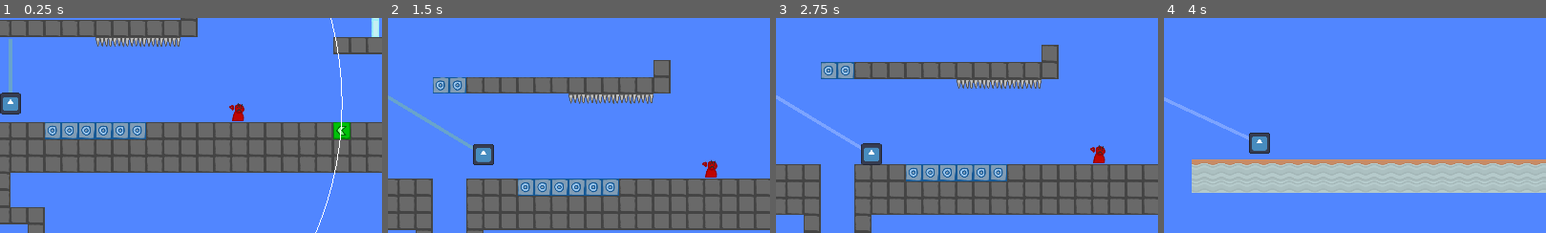
Above: before the commit, frames 1-4 (left to right).
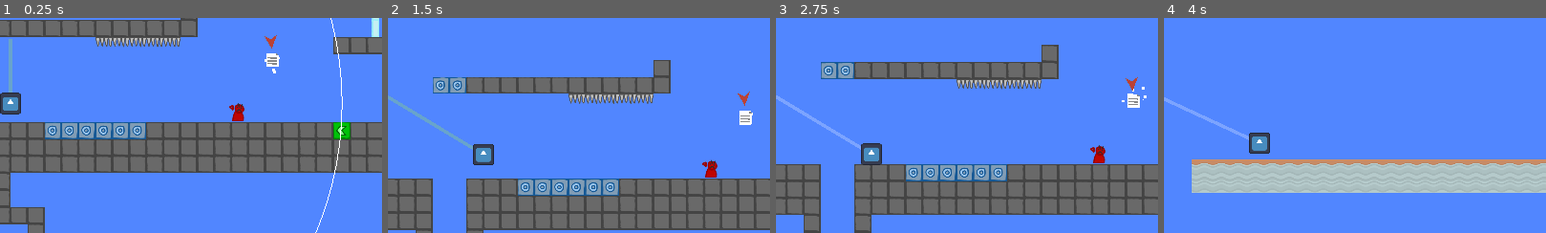
Above: after the commit, the same moments.

Repository: Haydoggo/GW61
Game: Godot game, scene res://scenes/maps/test_level/test_level.tscn
The game is run twice, just before and just after one commit, with the same random seed, the same clock (stepped at 60 frames per second) and the same inputs. The engine's default icon, where the game draws it, is replaced by a stand-in: a white triangle on a blue panel in a dark square.
Inputs:
- Up to frame 1 (0.25 s): no input
- Up to frame 2 (1.5 s): click "Restart" at 0.5 s; click "Restart" at 1.25 s
- Up to frame 3 (2.75 s): click "Restart" at 2 s
- Up to frame 4 (4 s): click "test_map" at 2.75 s; click "test_map1" at 3.5 s
The pictures show only the part of the screen within x 49-99%, y 30-80%; the shares and areas given below are measured in that part.

The runs differ from the first frame. In frame 1, 0.3% of the frame differs, in the area x 69-74%, y 8-26%; in frame 2, 0.3%; in frame 3, 0.3%, in the area x 90-97%, y 27-42%; in frame 4, nothing differs.

Commit message:
Add collectable documents

Diff:
--- a/scenes/enemies/attack_visualiser.gd
+++ b/scenes/enemies/attack_visualiser.gd
@@ -5,7 +5,7 @@
 	if not Engine.is_editor_hint():
 		queue_free()
 
-func _process(delta: float) -> void:
+func _process(_delta: float) -> void:
 	var attack_vector = Vector2.RIGHT.rotated(owner.attack_angle)*owner.attack_power
 	if $"../../Sprite".flip_h:
 		attack_vector.x *= -1
--- a/scenes/enemies/enemy.gd
+++ b/scenes/enemies/enemy.gd
@@ -3,7 +3,7 @@
 @export_range(-PI/2, PI/2) var attack_angle = 0.0
 @export_range(0,10000) var attack_power = 2000.0
 
-func _process(delta: float) -> void:
+func _process(_delta: float) -> void:
 	if Player.instance:
 		$Sprite.flip_h = Player.instance.global_position.x < global_position.x
 
--- a/scenes/maps/base_map.tscn
+++ b/scenes/maps/base_map.tscn
@@ -152,25 +152,28 @@
 [node name="ParallaxBackground" type="ParallaxBackground" parent="."]
 scroll_ignore_camera_zoom = true
 
-[node name="ParallaxLayer" type="ParallaxLayer" parent="ParallaxBackground"]
-motion_scale = Vector2(0.25, 0.1)
+[node name="Sky" type="ParallaxLayer" parent="ParallaxBackground"]
 motion_mirroring = Vector2(2304, 0)
 
-[node name="TextureRect" type="TextureRect" parent="ParallaxBackground/ParallaxLayer"]
+[node name="TextureRect" type="TextureRect" parent="ParallaxBackground/Sky"]
 offset_top = -225428.0
 offset_right = 2337.0
 offset_bottom = 680.0
 texture = SubResource("GradientTexture2D_3nwuc")
 
-[node name="Polygon2D" type="Polygon2D" parent="ParallaxBackground/ParallaxLayer"]
+[node name="Clouds" type="ParallaxLayer" parent="ParallaxBackground"]
+motion_scale = Vector2(0.25, 0.1)
+motion_mirroring = Vector2(2304, 0)
+
+[node name="Polygon2D" type="Polygon2D" parent="ParallaxBackground/Clouds"]
 position = Vector2(-55, 1389)
 polygon = PackedVector2Array(-108, -1262, 443, -1265, 317, -1329, 303, -1376, 324, -1462, 301, -1519, 156, -1574, 75, -1550, 58, -1443, 6, -1493, -77, -1526, -137, -1512, -161, -1436, -156, -1381, -206, -1384, -242, -1362, -234, -1267, -182, -1248)
 
-[node name="Polygon2D2" type="Polygon2D" parent="ParallaxBackground/ParallaxLayer"]
+[node name="Polygon2D2" type="Polygon2D" parent="ParallaxBackground/Clouds"]
 position = Vector2(386, 2352)
 polygon = PackedVector2Array(581, -3496, 649, -3478, 985, -3446, 1232, -3523, 1273, -3675, 1183, -3819, 1066, -3828, 999, -3756, 815, -3895, 586, -3949, 411, -3819, 370, -3698, 424, -3576, 514, -3523)
 
-[node name="Polygon2D3" type="Polygon2D" parent="ParallaxBackground/ParallaxLayer"]
+[node name="Polygon2D3" type="Polygon2D" parent="ParallaxBackground/Clouds"]
 position = Vector2(-692, 1613)
 polygon = PackedVector2Array(581, -3496, 649, -3478, 985, -3446, 1232, -3523, 1273, -3675, 1183, -3819, 1066, -3828, 999, -3756, 815, -3895, 586, -3949, 411, -3819, 370, -3698, 424, -3576, 514, -3523)
 
--- a/scenes/maps/map_entities/camera_thief/camera_thief.gd
+++ b/scenes/maps/map_entities/camera_thief/camera_thief.gd
@@ -37,18 +37,17 @@
 		zoom_out()
 
 func zoom_out():
-	var camera = get_viewport().get_camera_2d()
 	var t = create_tween()
 	t.set_ease(Tween.EASE_IN_OUT).set_trans(Tween.TRANS_CUBIC)
 	t.tween_property(camera, "target_selection", 1.0, zoom_out_time)
 	t.parallel().tween_property(camera, "zoom", camera.default_zoom, zoom_out_time)
 
-func _on_area_2d_body_entered(body: Node2D) -> void:
+func _on_area_2d_body_entered(_body: Node2D) -> void:
 	zoom_in()
 	camera.target_controller = self
 
 
-func _on_area_2d_body_exited(body: Node2D) -> void:
+func _on_area_2d_body_exited(_body: Node2D) -> void:
 	if not temporary or can_leave_early:
 		if camera.target_controller == self:
 			zoom_out()
--- /dev/null
+++ b/scenes/maps/map_entities/document_pickup/document.gd
@@ -0,0 +1,5 @@
+extends Area2D
+
+
+func _on_body_entered(_body: Node2D) -> void:
+	queue_free()
--- /dev/null
+++ b/scenes/maps/map_entities/document_pickup/document.tscn
@@ -0,0 +1,108 @@
+[gd_scene load_steps=7 format=3 uid="uid://chn6n7stwkldl"]
+
+[ext_resource type="Script" path="res://scenes/maps/map_entities/document_pickup/document.gd" id="1_6pgai"]
+
+[sub_resource type="CircleShape2D" id="CircleShape2D_suj8m"]
+radius = 16.0
+
+[sub_resource type="Curve" id="Curve_arajd"]
+_data = [Vector2(0, 0), 0.0, 0.0, 0, 0, Vector2(0.2, 1), 0.0, 0.0, 0, 0, Vector2(0.8, 1), 0.0, 0.0, 0, 0, Vector2(1, 0), 0.0, 0.0, 0, 0]
+point_count = 4
+metadata/_snap_enabled = true
+
+[sub_resource type="Animation" id="Animation_lwl2l"]
+length = 0.001
+tracks/0/type = "value"
+tracks/0/imported = false
+tracks/0/enabled = true
+tracks/0/path = NodePath("Visual:position")
+tracks/0/interp = 1
+tracks/0/loop_wrap = true
+tracks/0/keys = {
+"times": PackedFloat32Array(0),
+"transitions": PackedFloat32Array(1),
+"update": 0,
+"values": [Vector2(0, 0)]
+}
+
+[sub_resource type="Animation" id="Animation_1180y"]
+resource_name = "float"
+loop_mode = 1
+tracks/0/type = "value"
+tracks/0/imported = false
+tracks/0/enabled = true
+tracks/0/path = NodePath("Visual:position")
+tracks/0/interp = 1
+tracks/0/loop_wrap = true
+tracks/0/keys = {
+"times": PackedFloat32Array(0, 0.5, 1),
+"transitions": PackedFloat32Array(-2, -2, -2),
+"update": 0,
+"values": [Vector2(0, 8), Vector2(0, -8), Vector2(0, 8)]
+}
+
+[sub_resource type="AnimationLibrary" id="AnimationLibrary_w52v2"]
+_data = {
+"RESET": SubResource("Animation_lwl2l"),
+"float": SubResource("Animation_1180y")
+}
+
+[node name="Document" type="Area2D" groups=["Documents"]]
+collision_layer = 0
+collision_mask = 4
+monitorable = false
+script = ExtResource("1_6pgai")
+
+[node name="CollisionShape2D" type="CollisionShape2D" parent="."]
+shape = SubResource("CircleShape2D_suj8m")
+
+[node name="Visual" type="Node2D" parent="."]
+
+[node name="CPUParticles2D" type="CPUParticles2D" parent="Visual"]
+lifetime = 0.3
+spread = 180.0
+gravity = Vector2(0, 0)
+initial_velocity_min = 100.0
+initial_velocity_max = 200.0
+scale_amount_min = 8.0
+scale_amount_max = 8.0
+scale_amount_curve = SubResource("Curve_arajd")
+
+[node name="Polygon2D" type="Polygon2D" parent="Visual"]
+polygon = PackedVector2Array(-19, -19, -18, 24, 20, 22, 20, -11, 12, -18)
+
+[node name="Polygon2D2" type="Polygon2D" parent="Visual"]
+color = Color(0.533333, 0.533333, 0.533333, 1)
+polygon = PackedVector2Array(11, -11, 20, -11, 12, -18)
+
+[node name="Line2D" type="Line2D" parent="Visual"]
+points = PackedVector2Array(-14, -4, 14, -3)
+width = 4.0
+default_color = Color(0.53125, 0.53125, 0.53125, 1)
+
+[node name="Line2D2" type="Line2D" parent="Visual"]
+position = Vector2(0, 9)
+points = PackedVector2Array(-14, -4, 9.96332, -3.14416, 14, -3)
+width = 4.0
+default_color = Color(0.53125, 0.53125, 0.53125, 1)
+
+[node name="Line2D3" type="Line2D" parent="Visual"]
+position = Vector2(0, 17)
+points = PackedVector2Array(-14, -4, 9.96332, -3.14416, 14, -3)
+width = 4.0
+default_color = Color(0.53125, 0.53125, 0.53125, 1)
+
+[node name="AnimationPlayer" type="AnimationPlayer" parent="."]
+autoplay = "float"
+libraries = {
+"": SubResource("AnimationLibrary_w52v2")
+}
+
+[node name="VisibleOnScreenNotifier2D" type="VisibleOnScreenNotifier2D" parent="."]
+
+[node name="Polygon2D3" type="Polygon2D" parent="."]
+rotation = 1.57079
+color = Color(0.729412, 0.258824, 0.215686, 1)
+polygon = PackedVector2Array(-75, -14, -31, 2, -70, 25, -59, 4)
+
+[connection signal="body_entered" from="." to="." method="_on_body_entered"]
--- a/scenes/maps/map_entities/helper_tool.gd
+++ b/scenes/maps/map_entities/helper_tool.gd
@@ -28,7 +28,7 @@
 		marker.show()
 	marker_template.hide()
 
-func _process(delta: float) -> void:
+func _process(_delta: float) -> void:
 	if owner.marker:
 		var targ_pos = owner.marker.global_position
 		if owner.marker is Control:
--- a/scenes/maps/test_level/test_map.tscn
+++ b/scenes/maps/test_level/test_map.tscn
@@ -1,9 +1,10 @@
-[gd_scene load_steps=5 format=3 uid="uid://ds7cl6uqqv27o"]
+[gd_scene load_steps=6 format=3 uid="uid://ds7cl6uqqv27o"]
 
 [ext_resource type="PackedScene" uid="uid://cc52ncp4q08yl" path="res://scenes/maps/base_map.tscn" id="1_xcj8p"]
 [ext_resource type="PackedScene" uid="uid://bcgldu3add1ja" path="res://scenes/maps/map_entities/checkpoint/checkpoint.tscn" id="3_qoo88"]
 [ext_resource type="PackedScene" uid="uid://cofnxquytticg" path="res://scenes/enemies/enemy.tscn" id="3_xgy0q"]
 [ext_resource type="Texture2D" uid="uid://d1n7w4aw37v5j" path="res://icon.svg" id="4_rb3ri"]
+[ext_resource type="PackedScene" uid="uid://chn6n7stwkldl" path="res://scenes/maps/map_entities/document_pickup/document.tscn" id="5_feeke"]
 
 [node name="BaseMap" instance=ExtResource("1_xcj8p")]
 
@@ -26,3 +27,12 @@
 modulate = Color(1, 1, 1, 0.262745)
 scale = Vector2(0.5, 0.5)
 texture = ExtResource("4_rb3ri")
+
+[node name="Document" parent="." index="6" instance=ExtResource("5_feeke")]
+position = Vector2(790, -87)
+
+[node name="Document3" parent="." index="7" instance=ExtResource("5_feeke")]
+position = Vector2(2659, -678)
+
+[node name="Document4" parent="." index="8" instance=ExtResource("5_feeke")]
+position = Vector2(910, -1415)
--- a/scenes/player/camera.gd
+++ b/scenes/player/camera.gd
@@ -10,7 +10,7 @@
 func _ready() -> void:
 	process_priority = 1000
 
-func _process(delta: float) -> void:
+func _process(_delta: float) -> void:
 	target_position = get_parent().global_position.lerp(get_global_mouse_position(), 0.2)
 	global_position = external_target_position.lerp(target_position, target_selection)
 	align()
--- /dev/null
+++ b/scenes/player/document_indicator.gd
@@ -0,0 +1,22 @@
+extends Control
+
+@onready var camera = get_viewport().get_camera_2d()
+
+func _process(_delta: float) -> void:
+	hide()
+	var closest_doc : Node2D = null
+	var dist_to_closest = INF
+	for doc in get_tree().get_nodes_in_group(&"Documents"):
+		doc = doc as Node2D
+		var doc_pos = doc.global_position
+		var dist_to_doc = camera.global_position.distance_to(doc_pos)
+		if dist_to_doc < dist_to_closest:
+			closest_doc = doc
+			dist_to_closest = dist_to_doc
+
+	if closest_doc:
+		var osn = closest_doc.get_node("VisibleOnScreenNotifier2D") as VisibleOnScreenNotifier2D
+		if not osn.is_on_screen():
+			show()
+			rotation = camera.global_position.angle_to_point(closest_doc.global_position)
+			$Visual.global_rotation = 0
--- a/scenes/player/player.gd
+++ b/scenes/player/player.gd
@@ -85,7 +85,7 @@
 
 func _unhandled_input(event: InputEvent) -> void:
 	if event.is_action_pressed("grapple"):
-		for i in $CanvasLayer/VBoxContainer/SpinBox.value:
+		for i in $UI/VBoxContainer/SpinBox.value:
 			await get_tree().physics_frame
 		if hit_block_properties & WorldMap.TileProperty.GRAPPLE:
 			is_grappling = true
--- a/scenes/player/player.tscn
+++ b/scenes/player/player.tscn
@@ -1,10 +1,11 @@
-[gd_scene load_steps=19 format=3 uid="uid://bvd5c508fvhdx"]
+[gd_scene load_steps=20 format=3 uid="uid://bvd5c508fvhdx"]
 
 [ext_resource type="Texture2D" uid="uid://d1n7w4aw37v5j" path="res://icon.svg" id="1_6neeu"]
 [ext_resource type="Script" path="res://scenes/player/player.gd" id="1_p55oq"]
 [ext_resource type="Resource" uid="uid://kl5qqua4pvfg" path="res://scenes/player/movement_params.tres" id="2_gcq0d"]
 [ext_resource type="Texture2D" uid="uid://dg18rnd0vw50m" path="res://scenes/player/grapple.png" id="4_k814l"]
 [ext_resource type="Script" path="res://scenes/player/camera.gd" id="5_1g00w"]
+[ext_resource type="Script" path="res://scenes/player/document_indicator.gd" id="6_f0xow"]
 
 [sub_resource type="CapsuleShape2D" id="CapsuleShape2D_5ue3p"]
 radius = 16.0
@@ -76,7 +77,7 @@
 tracks/0/type = "value"
 tracks/0/imported = false
 tracks/0/enabled = true
-tracks/0/path = NodePath("CanvasLayer/Control/DeathWipe:anchor_left")
+tracks/0/path = NodePath("UI/Control/DeathWipe:anchor_left")
 tracks/0/interp = 1
 tracks/0/loop_wrap = true
 tracks/0/keys = {
@@ -88,7 +89,7 @@
 tracks/1/type = "value"
 tracks/1/imported = false
 tracks/1/enabled = true
-tracks/1/path = NodePath("CanvasLayer/Control/DeathWipe:anchor_right")
+tracks/1/path = NodePath("UI/Control/DeathWipe:anchor_right")
 tracks/1/interp = 1
 tracks/1/loop_wrap = true
 tracks/1/keys = {
@@ -130,7 +131,7 @@
 tracks/2/type = "value"
 tracks/2/imported = false
 tracks/2/enabled = true
-tracks/2/path = NodePath("CanvasLayer/Control/DeathWipe:anchor_right")
+tracks/2/path = NodePath("UI/Control/DeathWipe:anchor_right")
 tracks/2/interp = 1
 tracks/2/loop_wrap = true
 tracks/2/keys = {
@@ -142,7 +143,7 @@
 tracks/3/type = "value"
 tracks/3/imported = false
 tracks/3/enabled = true
-tracks/3/path = NodePath("CanvasLayer/Control/DeathWipe:anchor_left")
+tracks/3/path = NodePath("UI/Control/DeathWipe:anchor_left")
 tracks/3/interp = 1
 tracks/3/loop_wrap = true
 tracks/3/keys = {
@@ -285,9 +286,9 @@
 one_shot = true
 explosiveness = 0.9
 
-[node name="CanvasLayer" type="CanvasLayer" parent="."]
-
-[node name="Control" type="Control" parent="CanvasLayer"]
+[node name="UI" type="CanvasLayer" parent="."]
+
+[node name="Control" type="Control" parent="UI"]
 layout_mode = 3
 anchors_preset = 15
 anchor_right = 1.0
@@ -296,7 +297,7 @@
 grow_vertical = 2
 mouse_filter = 2
 
-[node name="DeathWipe" type="ColorRect" parent="CanvasLayer/Control"]
+[node name="DeathWipe" type="ColorRect" parent="UI/Control"]
 layout_mode = 1
 anchors_preset = -1
 anchor_bottom = 1.0
@@ -305,20 +306,63 @@
 mouse_filter = 2
 color = Color(0.105882, 0.105882, 0.105882, 1)
 
-[node name="VBoxContainer" type="VBoxContainer" parent="CanvasLayer"]
+[node name="VBoxContainer" type="VBoxContainer" parent="UI"]
 offset_top = 160.0
 offset_right = 186.0
 offset_bottom = 221.0
 
-[node name="Label" type="Label" parent="CanvasLayer/VBoxContainer"]
+[node name="Label" type="Label" parent="UI/VBoxContainer"]
 layout_mode = 2
 text = "Frames of grapple delay"
 
-[node name="SpinBox" type="SpinBox" parent="CanvasLayer/VBoxContainer"]
+[node name="SpinBox" type="SpinBox" parent="UI/VBoxContainer"]
 layout_mode = 2
 size_flags_horizontal = 0
 script = SubResource("GDScript_n4nsl")
 
+[node name="DocumentIndicator" type="Control" parent="UI"]
+layout_mode = 3
+anchors_preset = 8
+anchor_left = 0.5
+anchor_top = 0.5
+anchor_right = 0.5
+anchor_bottom = 0.5
+grow_horizontal = 2
+grow_vertical = 2
+script = ExtResource("6_f0xow")
+
+[node name="Visual" type="Node2D" parent="UI/DocumentIndicator"]
+position = Vector2(404, 7)
+
+[node name="Polygon2D" type="Polygon2D" parent="UI/DocumentIndicator/Visual"]
+polygon = PackedVector2Array(-19, -19, -18, 24, 20, 22, 20, -11, 12, -18)
+
+[node name="Polygon2D2" type="Polygon2D" parent="UI/DocumentIndicator/Visual"]
+color = Color(0.533333, 0.533333, 0.533333, 1)
+polygon = PackedVector2Array(11, -11, 20, -11, 12, -18)
+
+[node name="Line2D" type="Line2D" parent="UI/DocumentIndicator/Visual"]
+points = PackedVector2Array(-14, -4, 14, -3)
+width = 4.0
+default_color = Color(0.53125, 0.53125, 0.53125, 1)
+
+[node name="Line2D2" type="Line2D" parent="UI/DocumentIndicator/Visual"]
+position = Vector2(0, 9)
+points = PackedVector2Array(-14, -4, 9.96332, -3.14416, 14, -3)
+width = 4.0
+default_color = Color(0.53125, 0.53125, 0.53125, 1)
+
+[node name="Line2D3" type="Line2D" parent="UI/DocumentIndicator/Visual"]
+position = Vector2(0, 17)
+points = PackedVector2Array(-14, -4, 9.96332, -3.14416, 14, -3)
+width = 4.0
+default_color = Color(0.53125, 0.53125, 0.53125, 1)
+
+[node name="Polygon2D3" type="Polygon2D" parent="UI/DocumentIndicator"]
+position = Vector2(404, 7)
+color = Color(0.729412, 0.258824, 0.215686, 1)
+polygon = PackedVector2Array(-75, -14, -31, 2, -70, 25, -59, 4)
+
 [node name="AnimationPlayer" type="AnimationPlayer" parent="."]
 libraries = {
 "": SubResource("AnimationLibrary_nfpi4")
